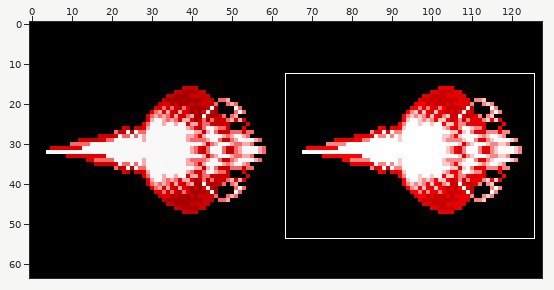
A sprite sheet gets an edit: img/hudBurstIcon.png. The picture above shows the old version from afar; the outline marks the close-up.
Close-up. As it was:
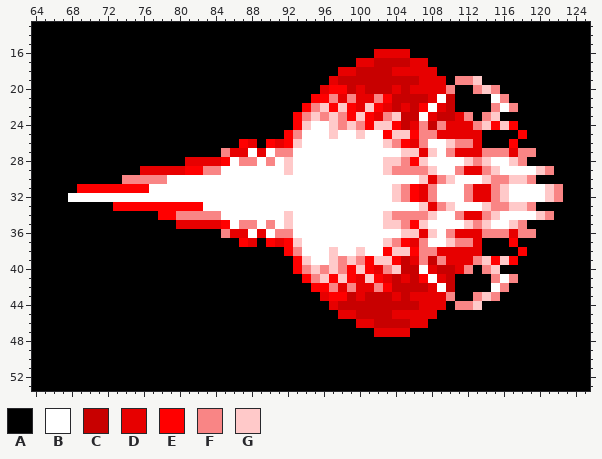
The file is 256x128 pixels, drawn in blocks of 2x2; one block is one cell here. Colours within 5 levels of each other are drawn and written as one. Shown: x 64..125, y 13..53.
Palette (. is transparent): A #000000  B #ffffff  C #c80000  D #e70000  E #ff0000  F #f98585  G #ffc9c9
After the commit:
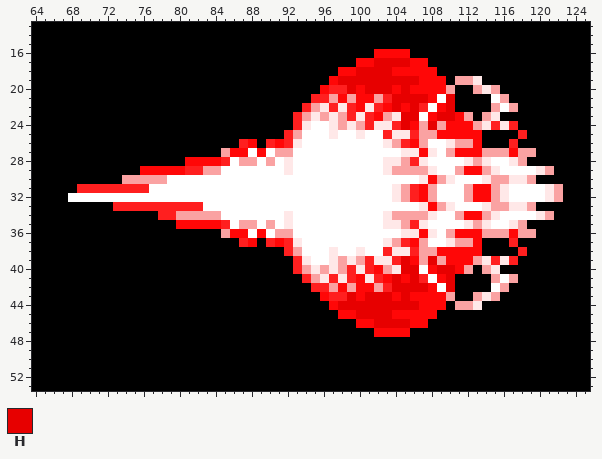
Colours new in this view: H #e70000
Changes in this commit:
@@ palette @@
-D #e70000
+D #ff0707
-E #ff0000
+E #ff1f1f
-F #f98585
+F #faa2a2
-G #ffc9c9
+G #ffe8e8
@@ x 96..112 @@
 16 AAAAAADDDDAAAAAAA
-17 AAAADDCCCCDDAAAAA
-18 AADDCCCCDDDDDAAAA
-19 ADCCCCCCCCCDDDAFF
-20 DEECDCCCDCDDDDFAA
-21 EFDFDDFECCCCDBCAA
-22 GEGEDGEDCDCEBDCAA
-23 FGFEGEDFGCCBDCCDF
-24 BGFGFEGGECDFCFDDD
+17 AAAADDHHHHDDAAAAA
+18 AADDHHHHDDDDDAAAA
+19 ADHHHHHHHHHDDDAFF
+20 DEEHDHHHDHDDDDFAA
+21 EFDFDDFEHHHHDBHAA
+22 GEGEDGEDHDHEBDHAA
+23 FGFEGEDFGHHBDHHDF
+24 BGFGFEGGEHDFHFDDD
 25 BGBBGBBEGGEFFDDDD
@@ x 96..112 @@
 38 BGBBGBBEGGEFFDDDD
-39 BGFGFEGGECDFCFDDD
-40 FGFEGEDFGCCBDCCDF
-41 GEGEDGEDCDCEBDCAA
-42 EFDFDDFECCCCDBCAA
-43 DEECDCCCDCDDDDFAA
-44 ADCCCCCCCCCDDDAFF
-45 AADDCCCCDDDDDAAAA
-46 AAAADDCCCCDDAAAAA
+39 BGFGFEGGEHDFHFDDD
+40 FGFEGEDFGHHBDHHDF
+41 GEGEDGEDHDHEBDHAA
+42 EFDFDDFEHHHHDBHAA
+43 DEEHDHHHDHDDDDFAA
+44 ADHHHHHHHHHDDDAFF
+45 AADDHHHHDDDDDAAAA
+46 AAAADDHHHHDDAAAAA
 47 AAAAAADDDDAAAAAAA
Where, in picture pixels (left, top, right, bottom), the same in both close-ups:
changed: (77, 49, 563, 337)
